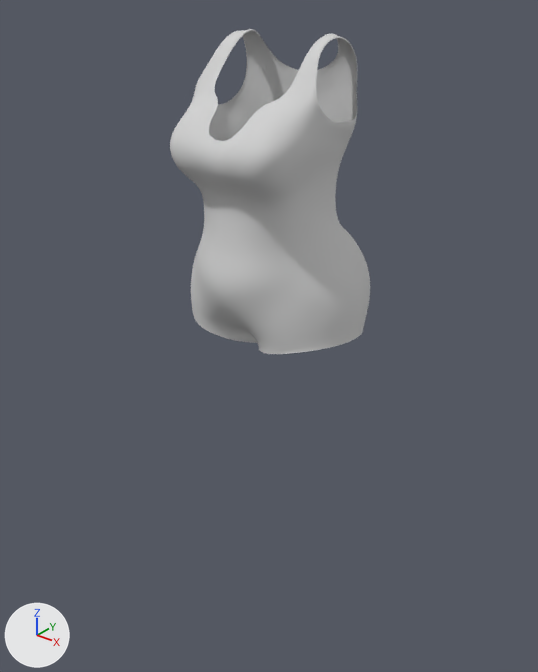
Renders of the FBX model Assets/Models/Humans/Nora/SeparatedOutfits/CasualShortie.fbx from each side of a commit.
One viewpoint serves both versions: a camera (50 mm lens) standing at (2.54, -3.16, 3.97) and looking at (-0.05, 0.08, 1.96). The axes (+X, +Y, +Z) are drawn at lower left. The lights are the same throughout. The first picture is the older version.

Names of what the first picture shows: 'Nora.casualShortieSeparated'.
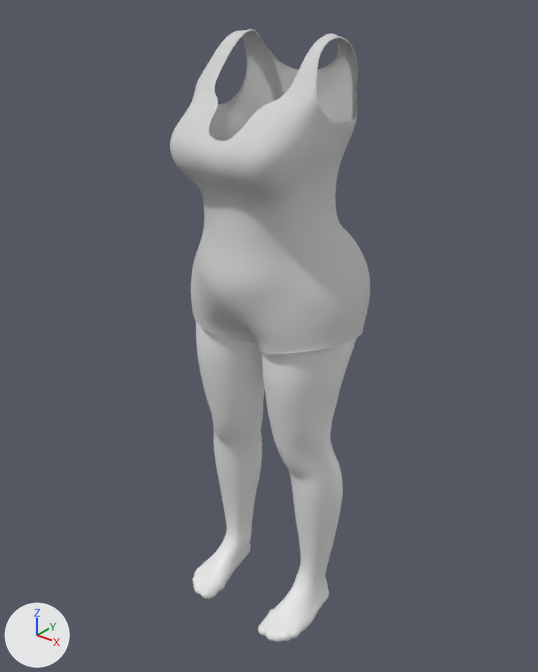
Where the change shows, as pixel boxes (x1, y1, x2, y2) in the pictures (538 x 672 px):
'Nora.casualShortieTightsSeparated', added
    after: (193, 322, 357, 642)

The change in detail:
Material 'Nora.casualShortieTights' (mat_nora_casualshortietights) is new.
Its base color is (0.8, 0.8, 0.8) (white #e7e7e7).
Mesh me_nora_tightsmesh_003 is new.
It has 13287 vertices, 13088 faces and spans x -0.54..0.54, y -0.4..0.53, z 0.01..2.48.
It uses material mat_nora_casualshortietights (white #e7e7e7).
Object 'Nora.casualShortieTightsSeparated' (ob_nora_casualshortietightsseparated) is new; it shows me_nora_tightsmesh_003.
Its location is (0.0, 0.0, 0.0).
